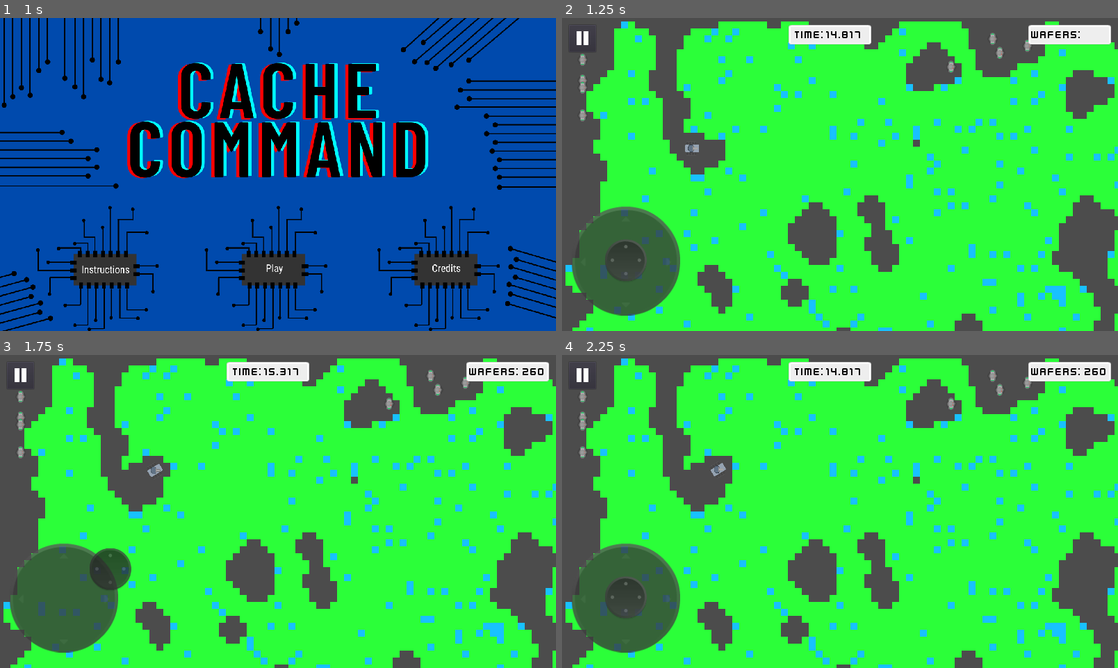
Above: before the commit, frames 1-4 (two rows, left to right).
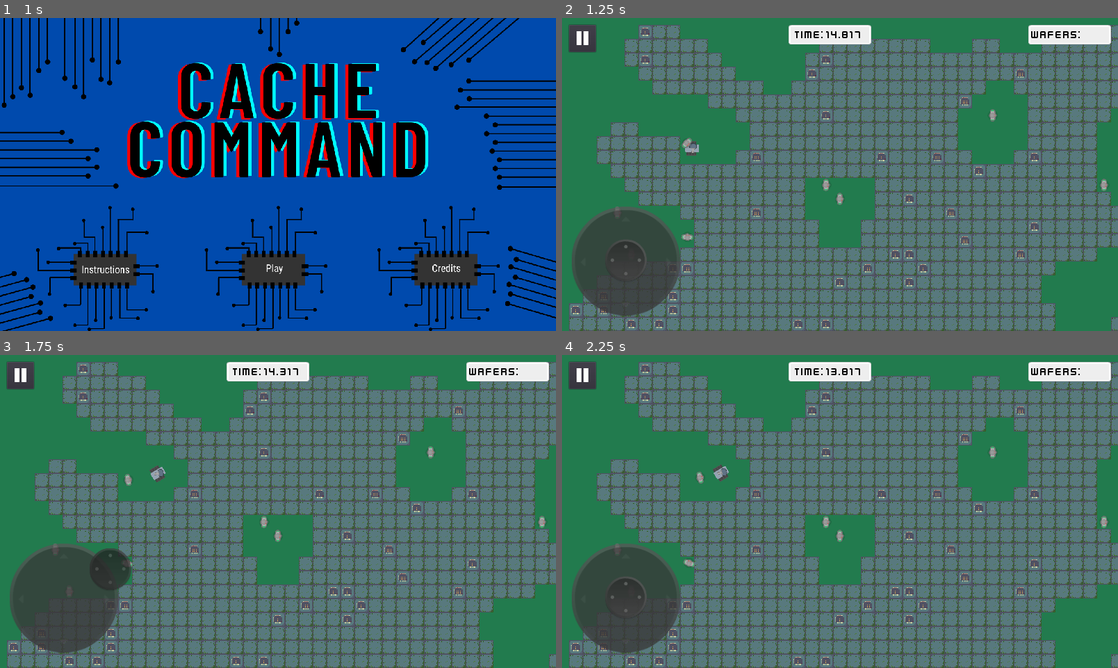
Above: after the commit, the same moments.

Repository: njrobbins/cache-command
Game: Godot game, scene res://Scenes/MainMenu.tscn
Same seed, same stepped clock (60 frames per second), same inputs: the game is played once before the commit and once after it. Sound files missing from this copy of the repository are replaced by a short silence.
Inputs (mouse positions are in pixels of both pictures, inside the frame that each line leads up to):
- Up to frame 1 (1 s): click (272, 268) at 0.5 s
- Up to frame 2 (1.25 s): no input
- Up to frame 3 (1.75 s): drag from (61, 599) to (433, 376) at 1.27 s
- Up to frame 4 (2.25 s): drag from (728, 527) to (995, 376) at 2.02 s

Frame 1 is identical in both runs. In frame 2, 95% of the frame differs, in the area x 0-100%, y 0-100%; in frame 3, 96%; in frame 4, 95%.

Commit message:
DD visual update

Diff:
--- a/Scenes/DigDug.tscn
+++ b/Scenes/DigDug.tscn
@@ -9,6 +9,14 @@
 
 [node name="DigDug" type="Node2D"]
 script = ExtResource( 3 )
+
+[node name="BackgroundColor" type="ColorRect" parent="."]
+margin_right = 1280.0
+margin_bottom = 720.0
+color = Color( 0.133333, 0.482353, 0.305882, 1 )
+__meta__ = {
+"_edit_use_anchors_": false
+}
 
 [node name="Map" type="Node2D" parent="."]
 
--- a/Scenes/DigDugResource.tscn
+++ b/Scenes/DigDugResource.tscn
@@ -1,6 +1,6 @@
 [gd_scene load_steps=3 format=2]
 
-[ext_resource path="res://Assets/resource.png" type="Texture" id=1]
+[ext_resource path="res://Assets/dd_res.png" type="Texture" id=1]
 
 [sub_resource type="RectangleShape2D" id=1]
 extents = Vector2( 16, 16 )
@@ -8,7 +8,6 @@
 [node name="Resource" type="StaticBody2D" groups=[
 "res",
 ]]
-scale = Vector2( 0.5, 0.5 )
 
 [node name="Sprite" type="Sprite" parent="."]
 texture = ExtResource( 1 )
--- a/Scenes/DigDugTile.tscn
+++ b/Scenes/DigDugTile.tscn
@@ -1,6 +1,6 @@
 [gd_scene load_steps=3 format=2]
 
-[ext_resource path="res://Assets/ground.png" type="Texture" id=1]
+[ext_resource path="res://Assets/dd_tile.png" type="Texture" id=1]
 
 [sub_resource type="RectangleShape2D" id=1]
 extents = Vector2( 16, 16 )
@@ -8,7 +8,6 @@
 [node name="Tile" type="StaticBody2D" groups=[
 "tile",
 ]]
-scale = Vector2( 0.5, 0.5 )
 
 [node name="Sprite" type="Sprite" parent="."]
 texture = ExtResource( 1 )
--- a/Scripts/DigDugGame.gd
+++ b/Scripts/DigDugGame.gd
@@ -6,8 +6,8 @@
 
 var scene
 
-var cell_w = 16
-var cell_h = 16
+var cell_w = 32
+var cell_h = 32
 var number_of_enemies = 8
 var rng = RandomNumberGenerator.new()
 
Binary file added: Assets/dd_res.png
Not shown, added: Assets/dd_res.png.import
Binary file added: Assets/dd_tile.png
Not shown, added: Assets/dd_tile.png.import
